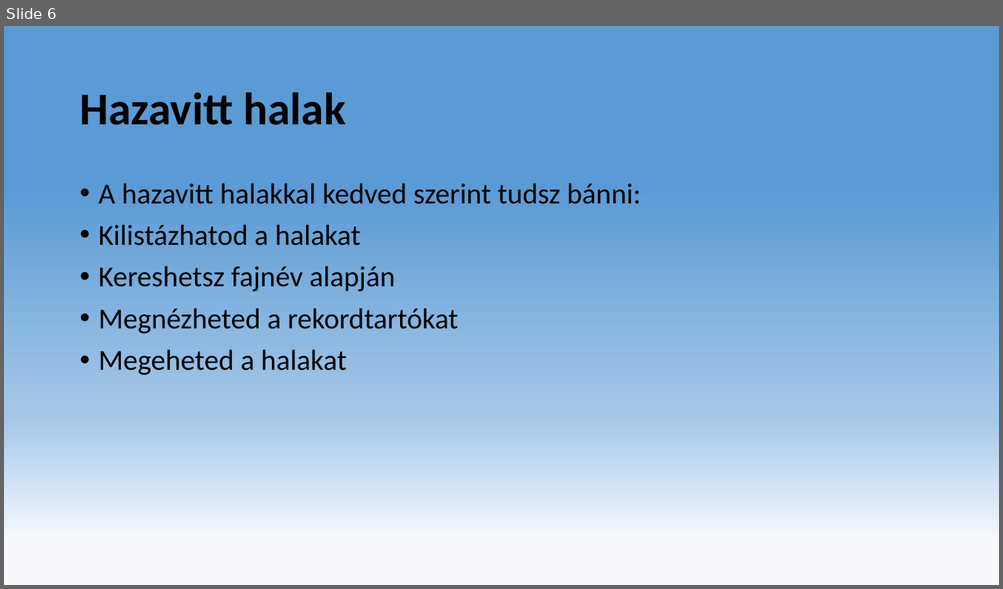
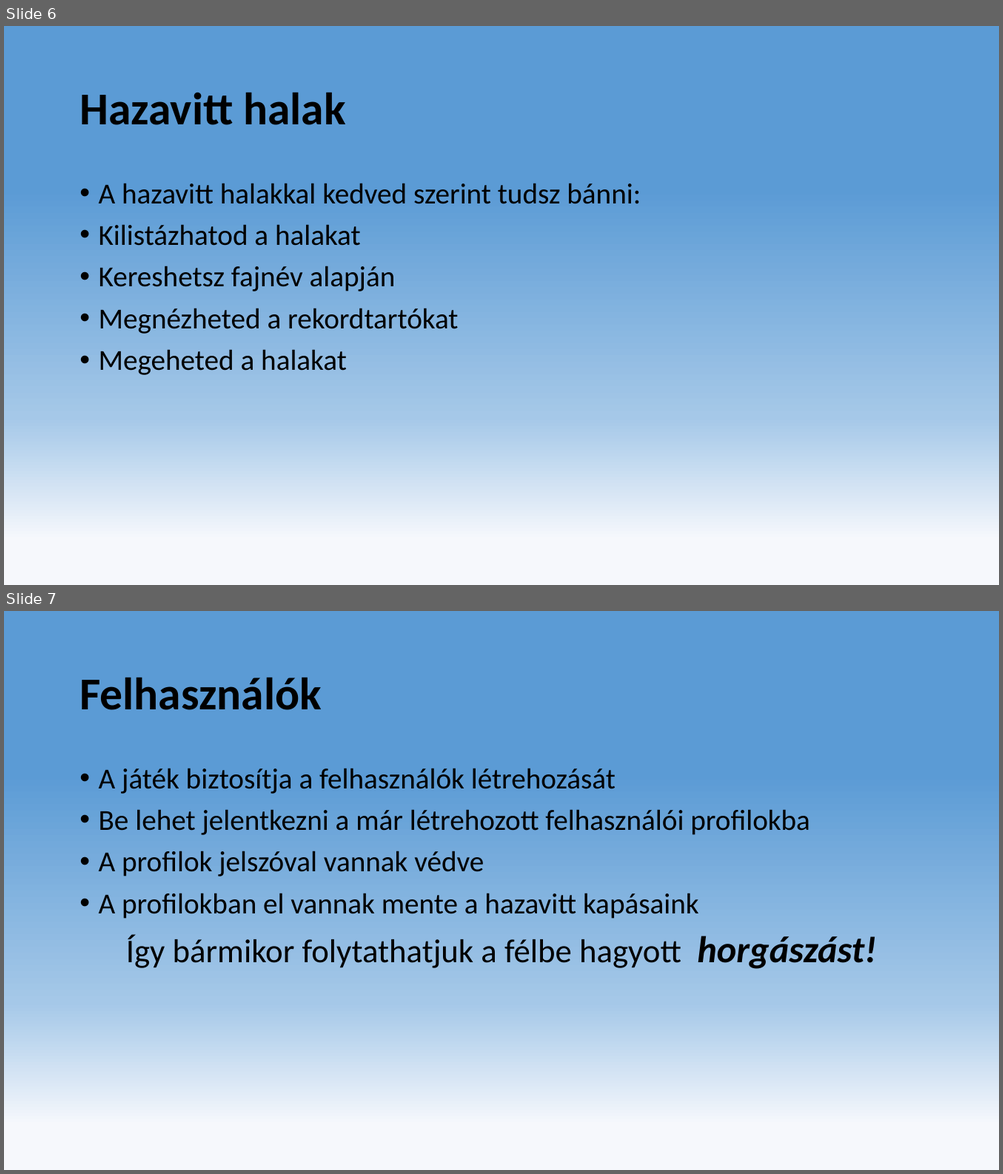
Before and after one commit to zalan0815/fishing_sim, a slide deck: Horgász szimulátor.pptx. Shown one above the other, each under a label of ours: slide 6 before the commit, slides 6 and 7 after it. The pictures are 1003x589 and 1003x1174 pixels, drawn with LibreOffice and Linux fonts; fonts in the diff are those of the drawing; background and template pictures are left out. Boxes give left, top, right and bottom in pixels: in the first picture for what was removed or moved away, otherwise in the second. Text is boxed around its words. In the diff, an @@ line names an element or a change of style, - is before the commit and + after.

```diff
--- a/Horgász szimulátor.pptx
+++ b/Horgász szimulátor.pptx
@@ slide 7 added at [4, 611, 999, 1170], background gradient #5B9BD5 to #A5C8E8 to #F6F8FC @@
@@ title added at [79, 677, 321, 710], 44 pt, text #000000, bold @@
+Felhasználók
@@ text added at [99, 768, 876, 969], 28 pt, text #000000 @@
+• A játék biztosítja a felhasználók létrehozását
+• Be lehet jelentkezni a már létrehozott felhasználói profilokba
+• A profilok jelszóval vannak védve
+• A profilokban el vannak mente a hazavitt kapásaink
+Így bármikor folytathatjuk a félbe hagyott horgászást!
```
Also in this commit, not shown: 1 slide changed.
